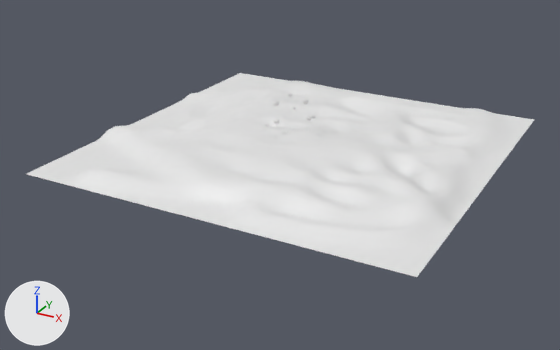
The FBX model res/models/Model.fbx: old version first, new version second.
The view is the same before and after, from a 50 mm lens placed at (180.0, -347.0, 139.0), pointed at (-3.0, -14.0, -27.0). The axes (+X, +Y, +Z) are drawn at lower left. The lights are the same throughout.

The scene before the commit, as lines of its bpy script (objects in view):
```python
mat_wood = principled_material('Wood')
mat_wood.base_color = (0.8, 0.8, 0.8)  # white #e7e7e7
me_plane_002 = bpy.data.meshes.new('Plane.002')
me_plane_002.from_pydata(...)  # 4489 vertices, 4356 faces; spans x -99.0..103.0, y -100.0..102.0, z -14.0..-5.0
me_plane_002.materials.append(mat_wood)  # white #e7e7e7
ob_plane = bpy.data.objects.new('Plane', me_plane_002)
ob_plane.location = (0.0, 0.0, 0.0)
```
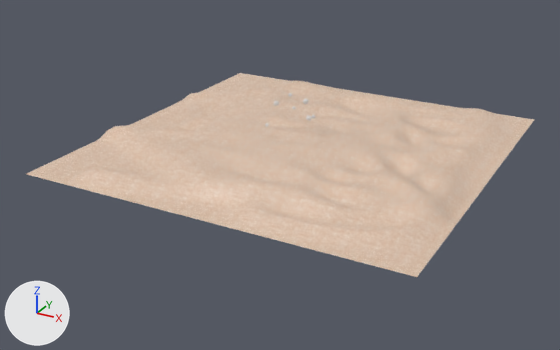
What differs and where, as boxes (x1, y1, x2, y2) in the pictures (560 x 350 px):
'Plane', surface changed (white to beige)
    both: (27, 73, 534, 277)

Patch to the scene script:
```diff
--- a/res/models/Model.fbx.py
+++ b/res/models/Model.fbx.py
@@ img_wood_color_png @@
+img_wood_color_png = load_image('Wood_Color.png', '../textures/wood/Wood_Color.png', 1024, 1024, 'sRGB')
@@ mat_wood @@
 mat_wood = principled_material('Wood')
-mat_wood.base_color = (0.8, 0.8, 0.8)  # white #e7e7e7
+mat_wood.texture = img_wood_color_png
```
